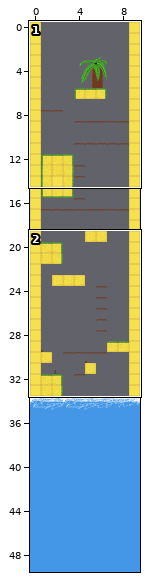
An edit to a level. Tiled map, Data/Tiled data/Level_one.tmx. Above, an overview of the earlier version with the close-up marked.
Close-up. The starting point:
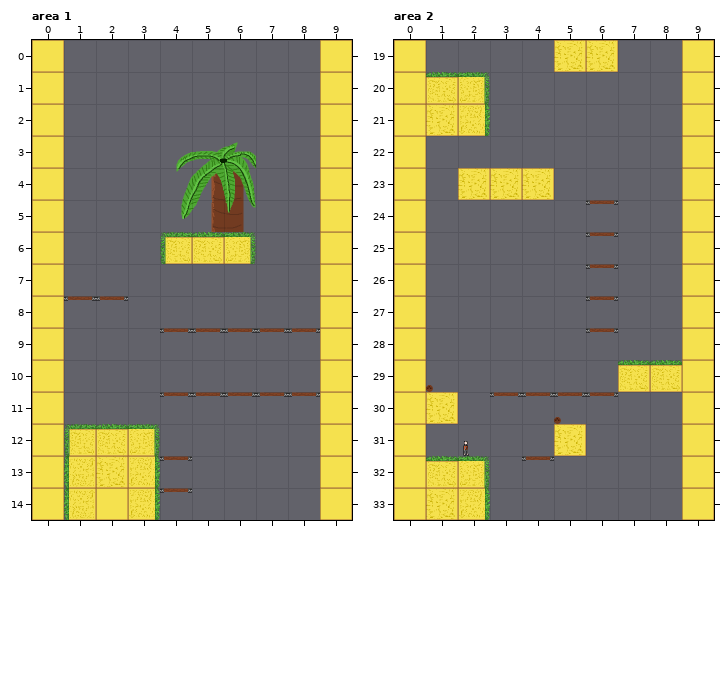
Cells are 64x64 px. Shown: area 1 x 0..9, y 0..14; area 2 x 0..9, y 19..33.
Once edited:
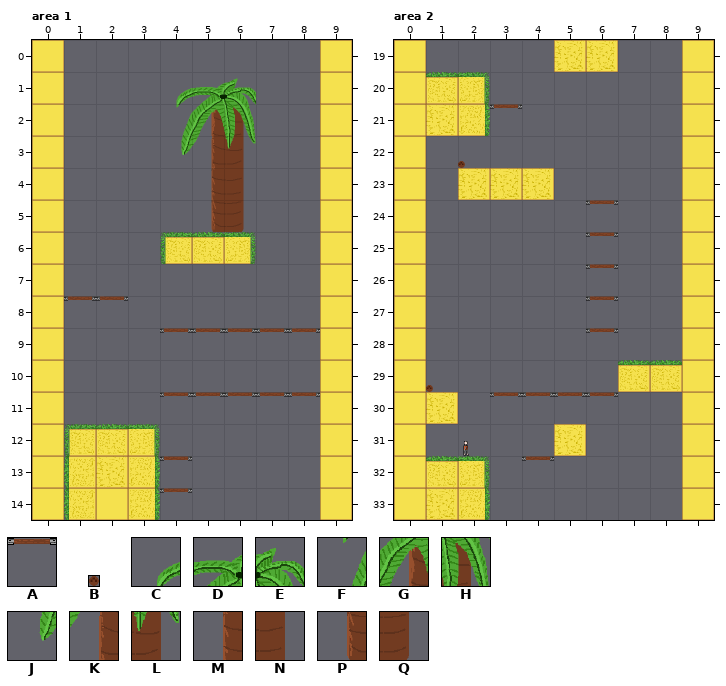
Key: from "Bridge (64x64)": A 0; from "coconut (14x14)": B 0; from "palm tree (256x322)": C 0, D 1, E 2, F 4, G 5, H 6, J 8, K 9, L 10, M 13, N 14, P 17, Q 18.
_ is an empty cell.
What changed:
{"where": "layer \"Tree\", area 1"}
{"y":1,"x":4,"old":"___","new":"CDE"}
{"y":2,"x":4,"old":"___","new":"FGH"}
{"y":3,"x":4,"old":"CDE","new":"JKL"}
{"y":4,"x":4,"old":"FGH","new":"_MN"}
{"y":5,"x":4,"old":"JKL","new":"_PQ"}
{"where": "layer \"Bridge\", area 2"}
{"y":21,"x":3,"old":"_","new":"A"}
{"where": "layer \"Coconut\", area 2"}
{"y":22,"x":2,"old":"_","new":"B"}
{"y":30,"x":5,"old":"B","new":"_"}
